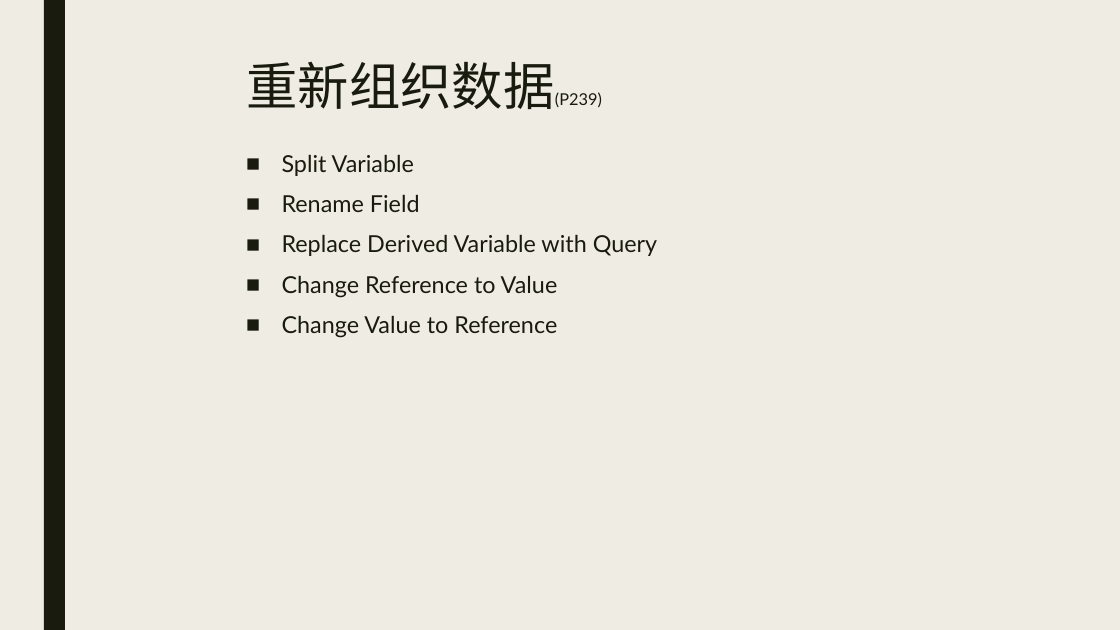
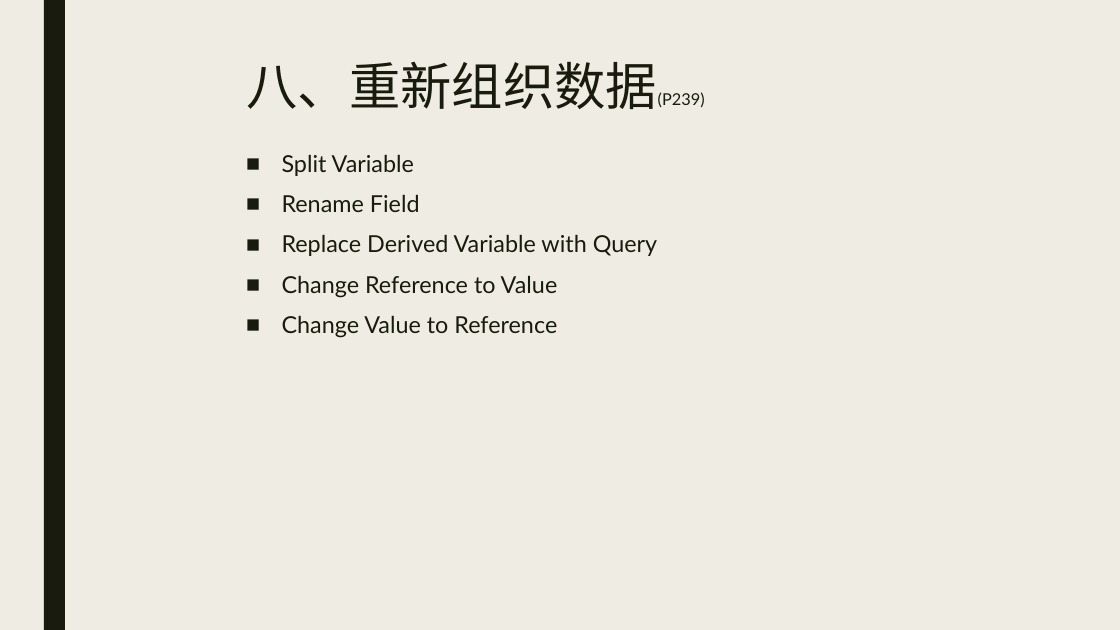
Before and after one commit to ZhengAu/CS_Study, a slide deck: slide 11 of Refactoring/Refactoring.pptx. Drawn at 1120x630 pixels with LibreOffice and Linux fonts; fonts in the diff are those of the drawing. Boxes give left, top, right and bottom in pixels: in the first picture for what was removed or moved away, otherwise in the second. Text is boxed around its words. In the diff, an @@ line names an element or a change of style, - is before the commit and + after.

```diff
--- a/Refactoring/Refactoring.pptx
+++ b/Refactoring/Refactoring.pptx
@@ title at (247,62,705,109): text changed @@
-重新组织数据(P239)
+八、重新组织数据(P239)
```
Also in this commit, not shown: 9 other slides changed.
